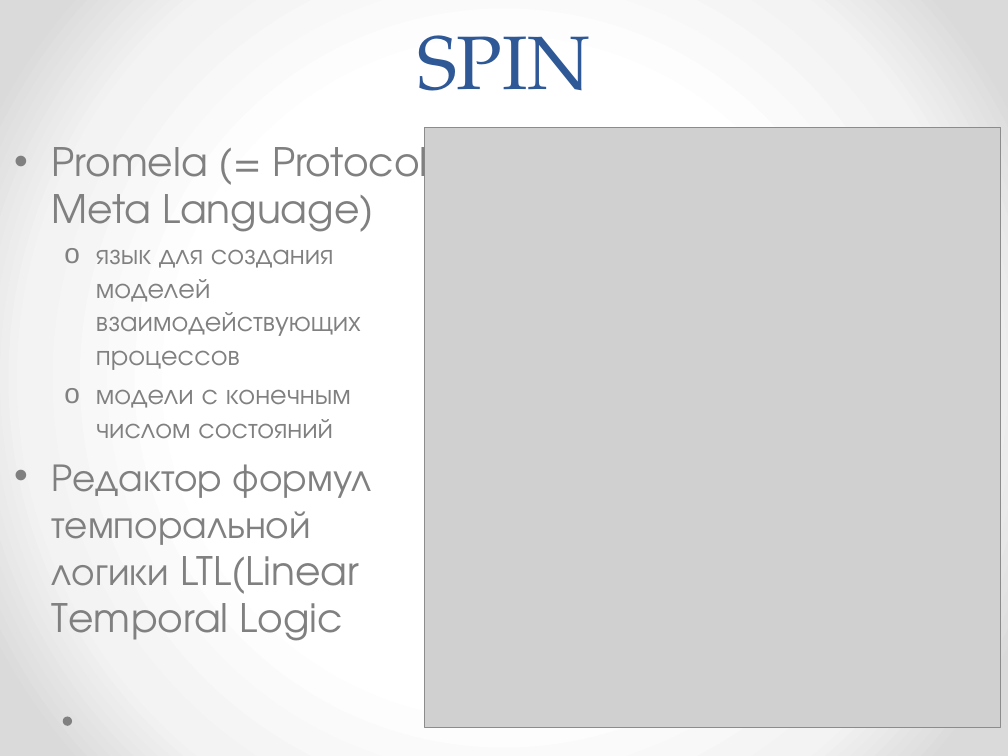
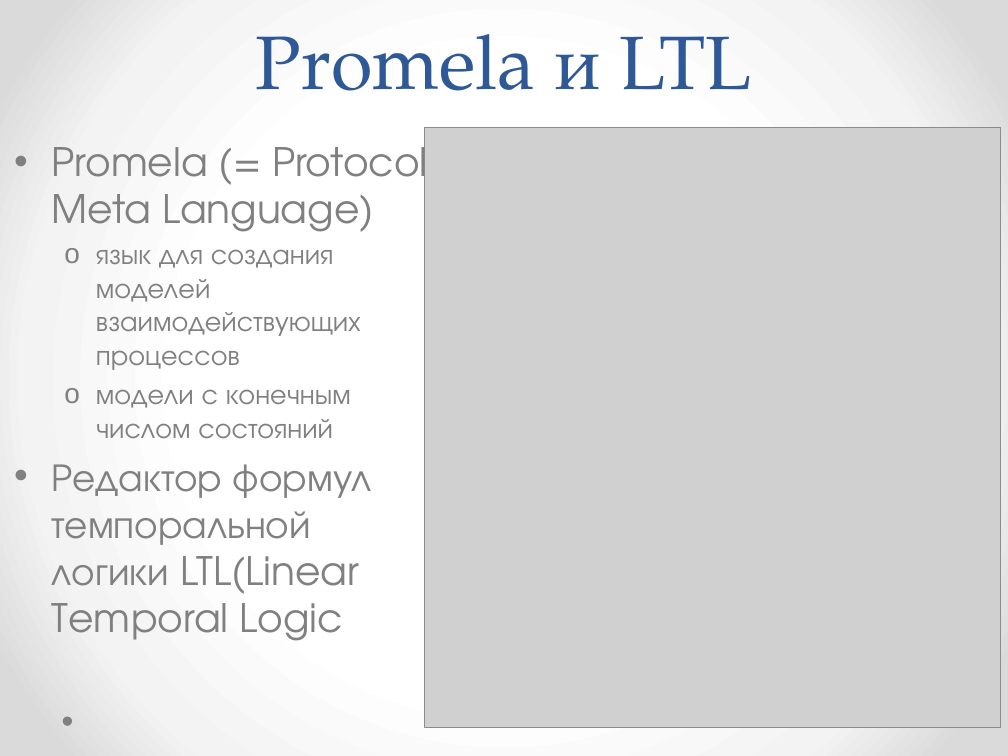
Before and after one commit to hisohito/proto-doc, a slide deck: slide 8 of shatilina.pptx. Drawn at 1008x756 pixels with LibreOffice and Linux fonts; fonts in the diff are those of the drawing; grey boxes stand for pictures. Boxes give left, top, right and bottom in pixels: in the first picture for what was removed or moved away, otherwise in the second. Text is boxed around its words. In the diff, an @@ line names an element or a change of style, - is before the commit and + after.

```diff
--- a/shatilina.pptx
+++ b/shatilina.pptx
@@ title at [256,34,752,91]: text changed @@
-SPIN
+Promela и LTL
```
Also in this commit, not shown: 4 other slides changed, 1 slide removed, 6 other files.
